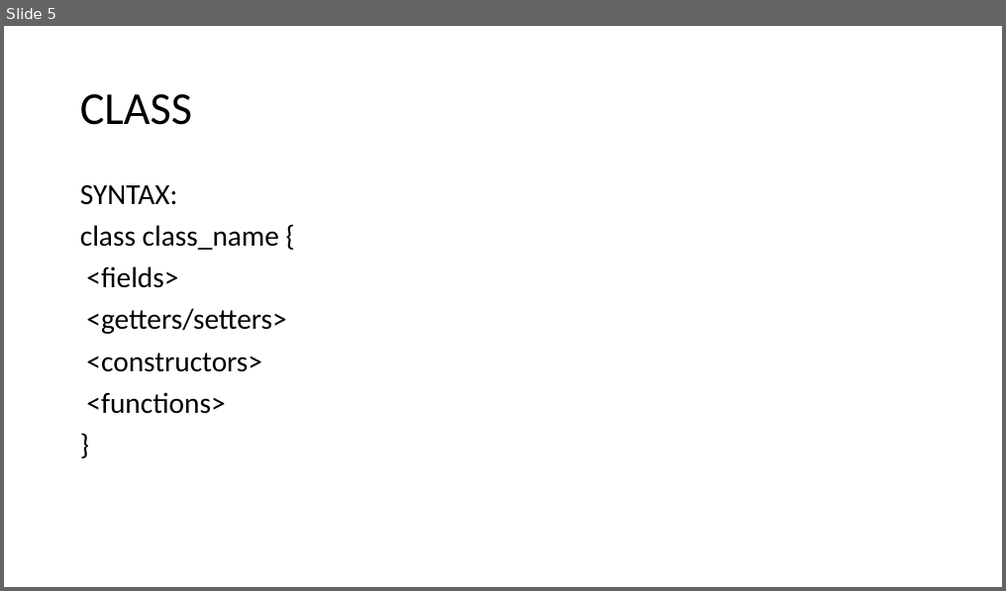
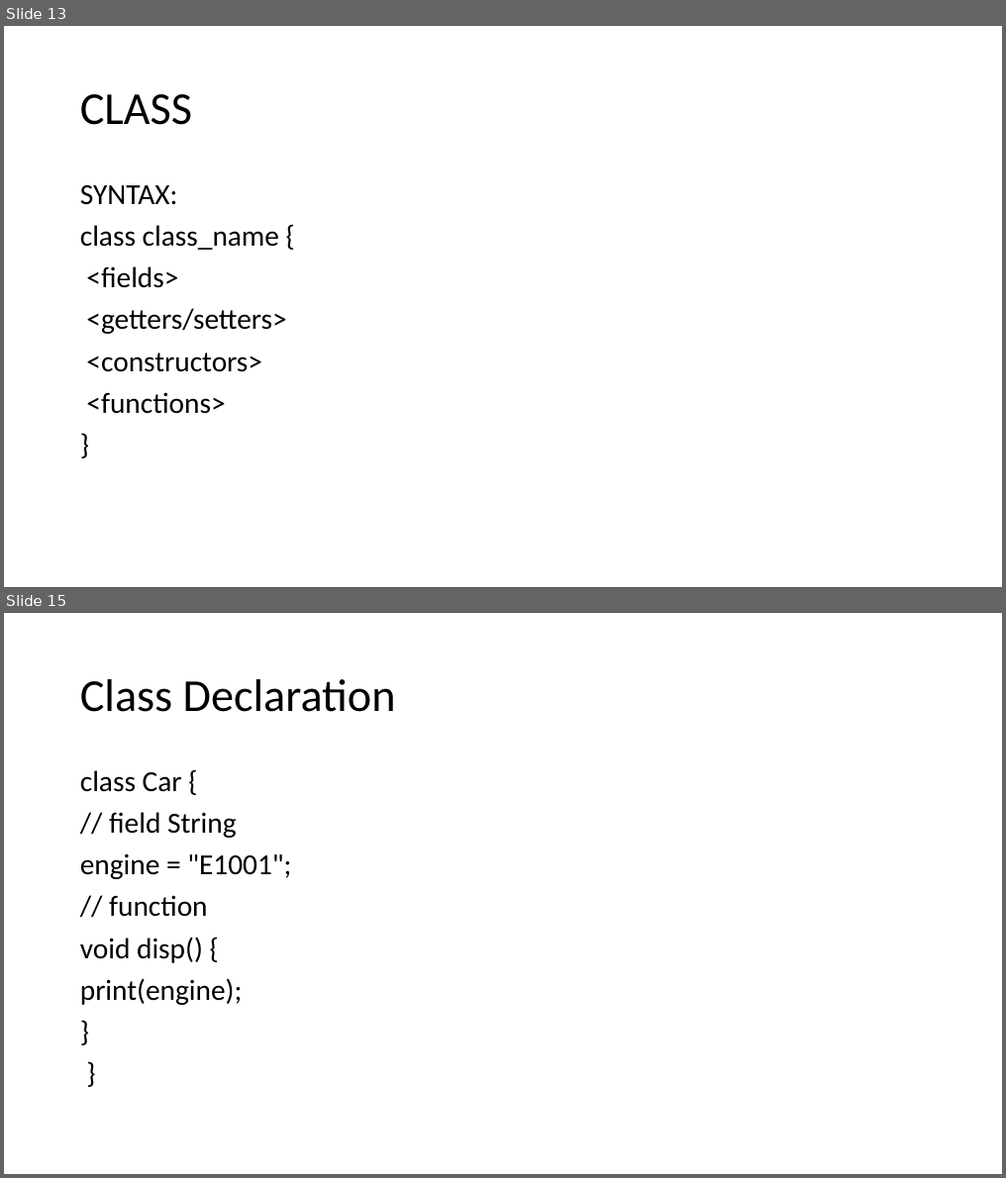
Before and after one commit to Anjy123/Flutter, a slide deck: DART.pptx. Shown one above the other, each under a label of ours: slide 5 before the commit, slides 13 and 15 after it; the slides between them are not shown. The pictures are 1006x591 and 1006x1178 pixels, drawn with LibreOffice and Linux fonts; fonts in the diff are those of the drawing. Boxes give left, top, right and bottom in pixels: in the first picture for what was removed or moved away, otherwise in the second. Text is boxed around its words. In the diff, an @@ line names an element or a change of style, - is before the commit and + after.

```diff
--- a/DART.pptx
+++ b/DART.pptx
@@ slide 15 added at bbox=[4, 613, 1002, 1174], background #FFFFFF @@
@@ title added at bbox=[80, 679, 396, 712], 44 pt, text #000000 @@
+Class Declaration
@@ text added at bbox=[80, 770, 291, 1005], 28 pt, text #000000 @@
+class Car {
+// field String
+engine = "E1001";
+// function
+void disp() {
+print(engine);
+}
+}
@@ what was slide 5 is now slide 13 @@
```
Also in this commit, not shown: 1 slide changed, 5 other slides added.
